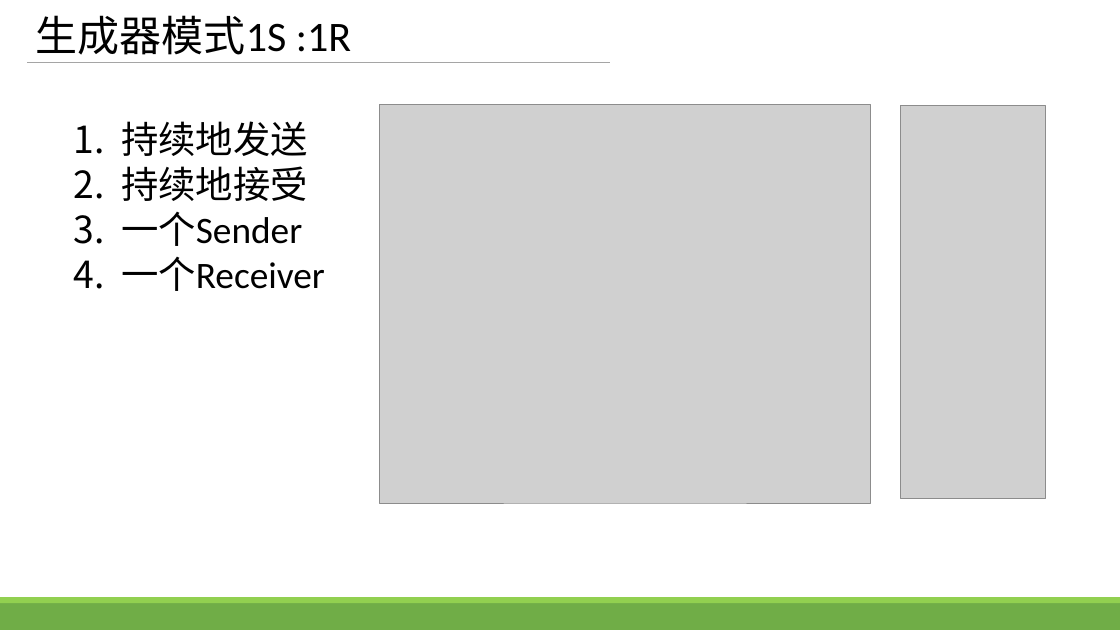
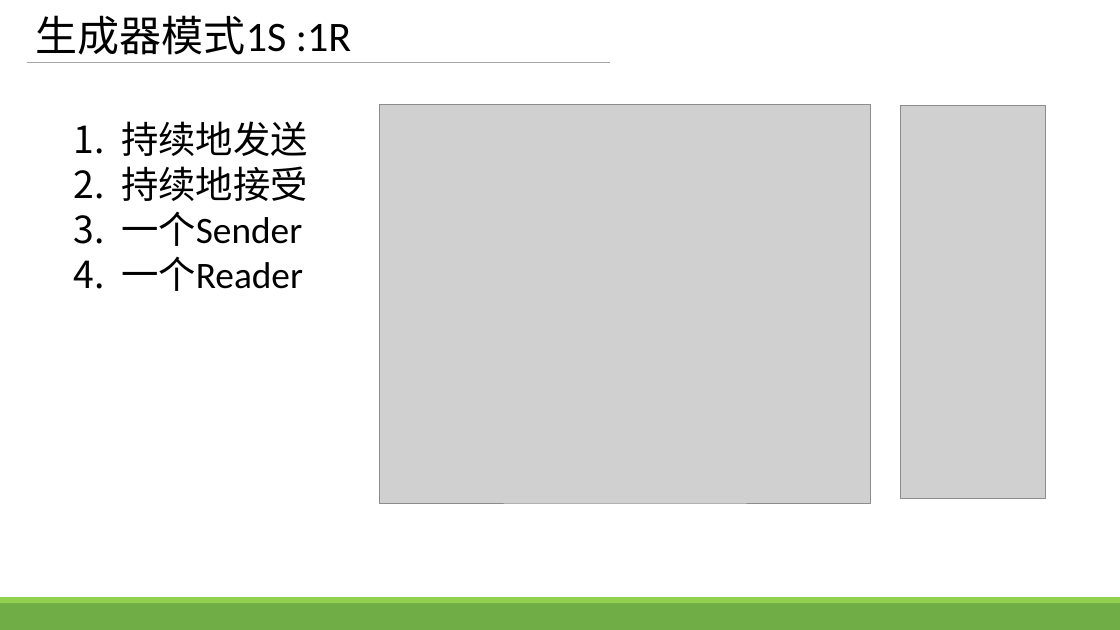
Before and after one commit to zhengbr2/sharing, a slide deck: slide 11 of GolangConcurency.pptx. Drawn at 1120x630 pixels with LibreOffice and Linux fonts; fonts in the diff are those of the drawing; grey boxes stand for pictures. Boxes give left, top, right and bottom in pixels: in the first picture for what was removed or moved away, otherwise in the second. Text is boxed around its words. In the diff, an @@ line names an element or a change of style, - is before the commit and + after.

```diff
--- a/GolangConcurency.pptx
+++ b/GolangConcurency.pptx
@@ text at (x1=121, y1=257, x2=303, y2=291): text changed @@
-4. 一个Receiver
+4. 一个Reader
```
Also in this commit, not shown: 5 other slides changed.
